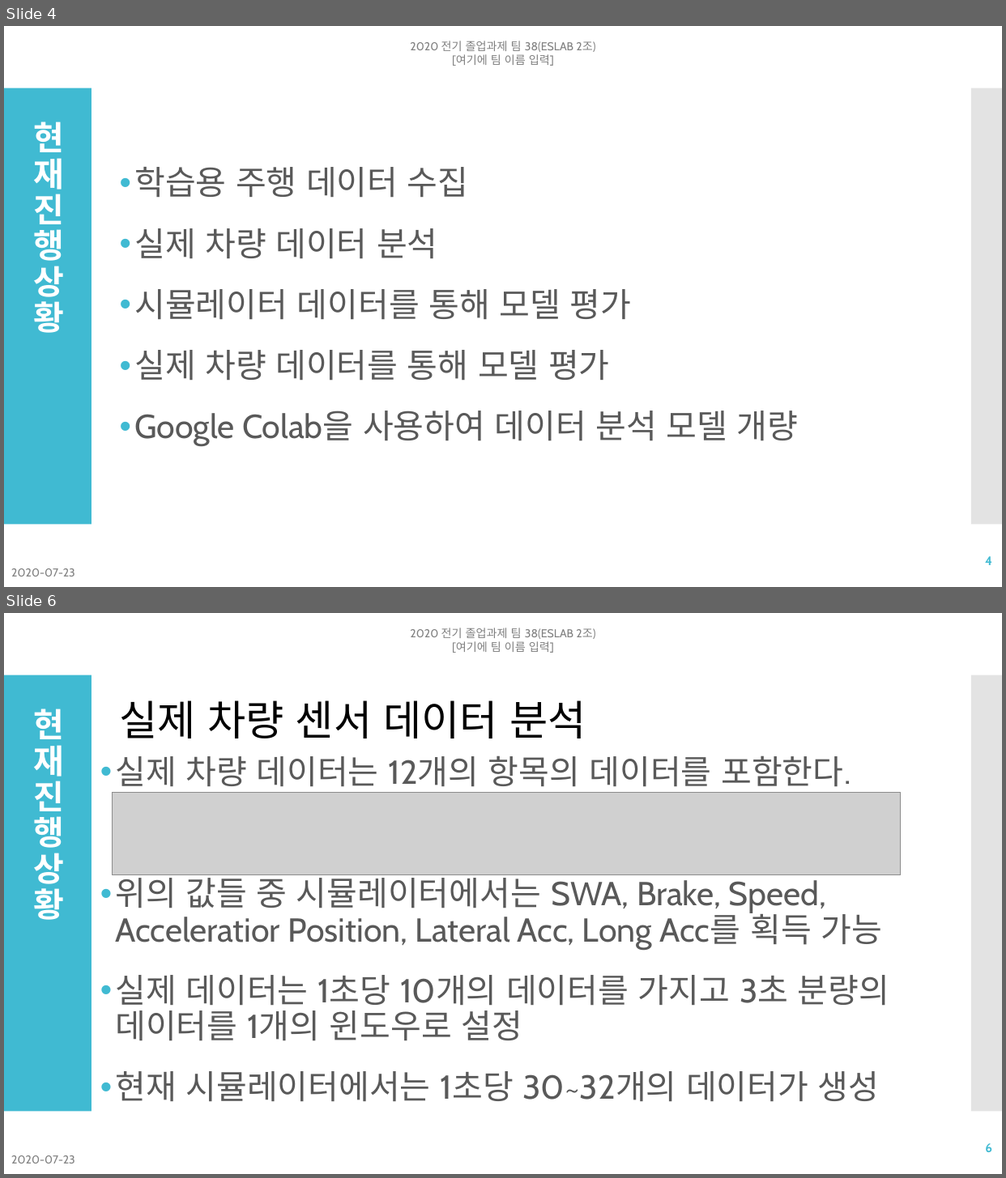
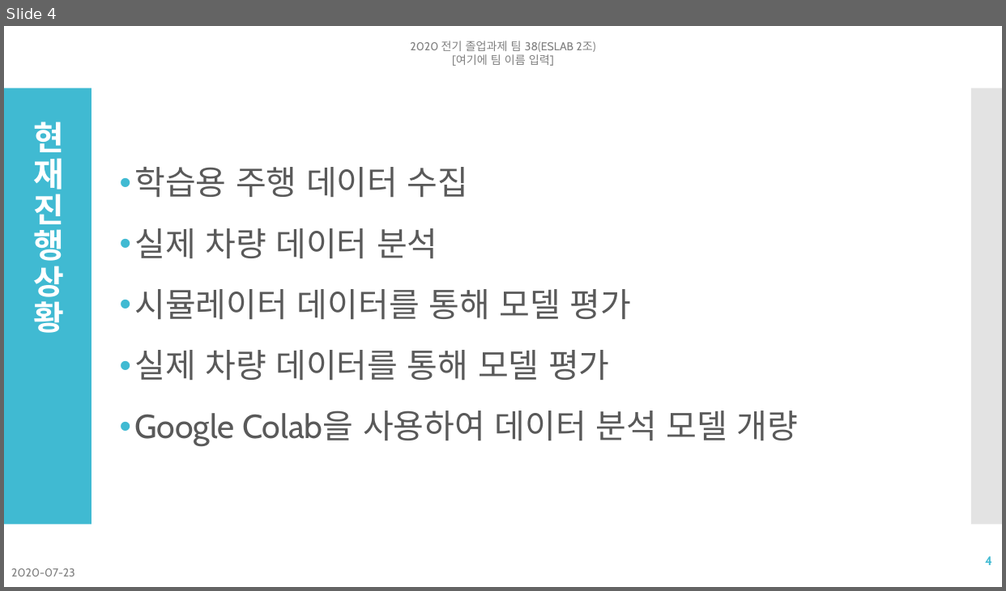
Before and after one commit to NgaAdrain/TEAM_Enter_Text_Here, a slide deck: Reports/발표/졸업과제 다섯번째 발표 2조.pptx. Shown one above the other, each under a label of ours: slides 4 and 6 before the commit, slide 4 after it; the slides between them are not shown. The pictures are 1006x1178 and 1006x591 pixels, drawn with LibreOffice and Linux fonts; fonts in the diff are those of the drawing; grey boxes stand for pictures. Boxes give left, top, right and bottom in pixels: in the first picture for what was removed or moved away, otherwise in the second. Text is boxed around its words. In the diff, an @@ line names an element or a change of style, - is before the commit and + after.

```diff
--- a/Reports/발표/졸업과제 다섯번째 발표 2조.pptx
+++ b/Reports/발표/졸업과제 다섯번째 발표 2조.pptx
@@ slide 6 removed at box(4, 613, 1002, 1174), background #FFFFFF; not listed: 2 template elements that a slide beside it also shows @@
@@ text removed at box(410, 628, 595, 653) @@
-2020 전기 졸업과제 팀 38(ESLAB 2조)
-[여기에 팀 이름 입력]
@@ title removed at box(33, 709, 65, 920) @@
-현재 진행 상황
@@ text removed at box(120, 700, 586, 739) @@
-실제 차량 센서 데이터 분석
@@ text removed at box(115, 756, 889, 1101) @@
-• 실제 차량 데이터는 12개의 항목의 데이터를 포함한다.
-• 위의 값들 중 시뮬레이터에서는 SWA, Brake, Speed, Acceleratior Position, Lateral Acc, Long Acc를 획득 가능
-• 실제 데이터는 1초당 10개의 데이터를 가지고 3초 분량의 데이터를 1개의 윈도우로 설정
-• 현재 시뮬레이터에서는 1초당 30~32개의 데이터가 생성
@@ picture removed at box(112, 792, 900, 875) @@
@@ page number removed at box(985, 1144, 992, 1152) @@
-6
@@ text removed at box(11, 1156, 75, 1164) @@
-2020-07-23
```
Also in this commit, not shown: 4 slides changed, 2 other slides removed, 8 other files.
